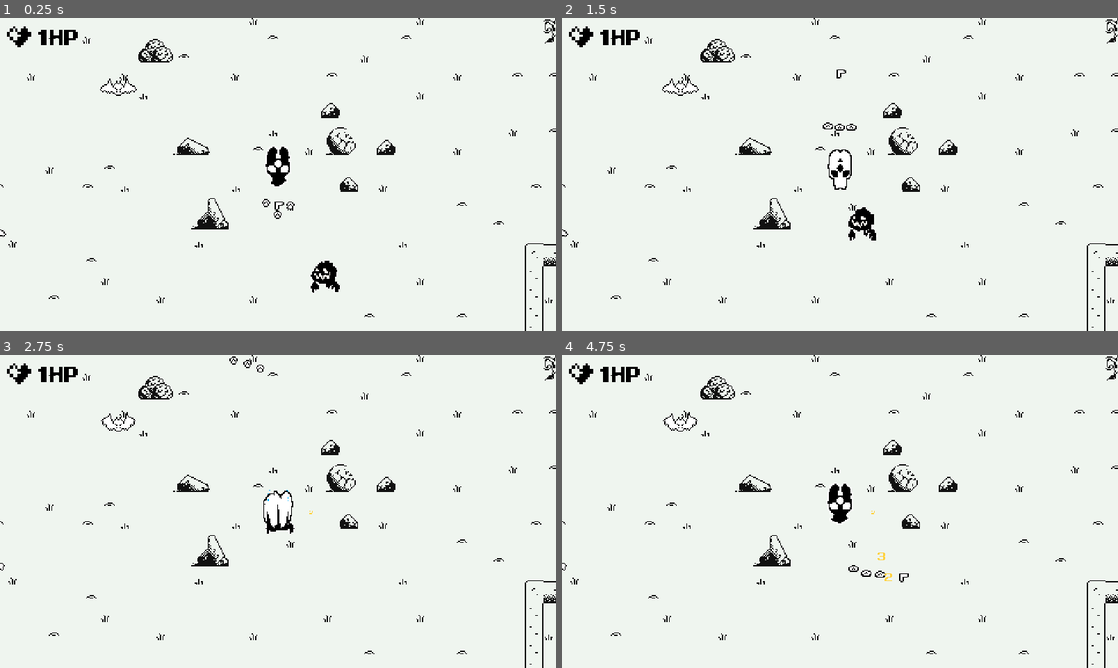
Above: before the commit, frames 1-4 (two rows, left to right).
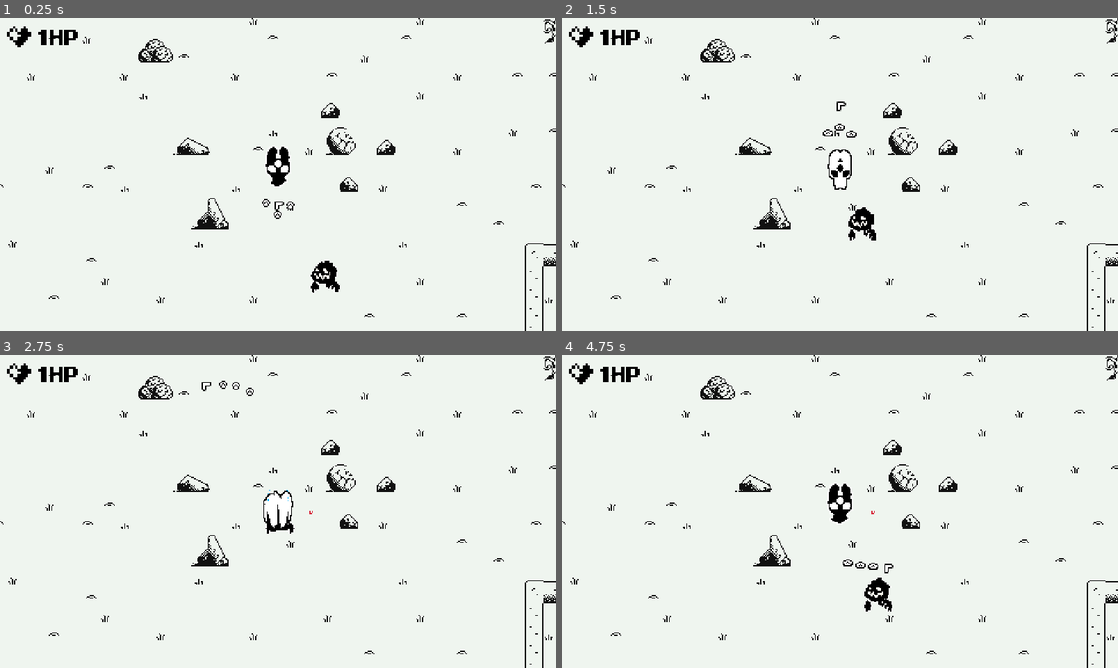
Above: after the commit, the same moments.

Repository: barssbekk/motherBaby
Game: Godot game, scene res://game.tscn
Same seed, same stepped clock (60 frames per second), same inputs: the game is played once before the commit and once after it. The engine's default icon, where the game draws it, is replaced by a stand-in: a white triangle on a blue panel in a dark square.
Inputs:
- Up to frame 1 (0.25 s): no input
- Up to frame 2 (1.5 s): hold Up (arrow_up) from 0.53 s (still down)
- Up to frame 3 (2.75 s): release Up (arrow_up) at 2.03 s; hold Left (arrow_left) from 2.03 s (still down)
- Up to frame 4 (4.75 s): release Left (arrow_left) at 3.53 s; hold Down (arrow_down) 3.53-4.28 s; hold Right (arrow_right) from 4.28 s (still down)

The runs differ from the first frame. In frame 1, less than 0.1% of the frame differs, in the area x 0-25%, y 19-70%; in frame 2, 0.2%; in frame 3, 0.2%; in frame 4, 0.6%, in the area x 0-63%, y 18-82%.

Commit message:
+Wave spawning +Mama birthing

Diff:
--- a/game.tscn
+++ b/game.tscn
@@ -6,9 +6,10 @@
 [ext_resource type="Texture2D" uid="uid://bnek1nseml03" path="res://assets/sprites/Ws.png" id="3_cshby"]
 [ext_resource type="PackedScene" uid="uid://niq4fy4fcyk2" path="res://scenes/baby2.tscn" id="4_onlnk"]
 [ext_resource type="PackedScene" uid="uid://cjd54imge5fr" path="res://scenes/ui.tscn" id="4_vymbv"]
-[ext_resource type="PackedScene" uid="uid://f16y3mfyq1bv" path="res://scenes/mob.tscn" id="5_6v7r2"]
-[ext_resource type="PackedScene" uid="uid://cecs6qhlrb7t" path="res://scenes/skeleton_mob.tscn" id="6_7ukaa"]
 [ext_resource type="PackedScene" uid="uid://neipbdylwd4s" path="res://scenes/cyclop.tscn" id="7_faand"]
+[ext_resource type="PackedScene" uid="uid://ckggyrcdjdxjm" path="res://scenes/skeletonSpawner.tscn" id="9_om1id"]
+[ext_resource type="PackedScene" uid="uid://cjadqtvekmslw" path="res://scenes/ghostSpawner.tscn" id="10_fsv27"]
+[ext_resource type="PackedScene" uid="uid://dj8lp2gl7j0oo" path="res://scenes/mobSpawner.tscn" id="10_lqen3"]
 
 [sub_resource type="TileSetAtlasSource" id="TileSetAtlasSource_mcu5c"]
 texture = ExtResource("3_cshby")
@@ -304,11 +305,6 @@
 [node name="Camera2D" type="Camera2D" parent="Player"]
 position = Vector2(-4.76837e-07, 0)
 
-[node name="Mob" parent="." instance=ExtResource("5_6v7r2")]
-z_index = 5
-position = Vector2(-79, -125)
-collision_mask = 2
-
 [node name="BabyPointer" parent="." instance=ExtResource("2_2kw0m")]
 position = Vector2(58, -26)
 
@@ -328,87 +324,18 @@
 tile_map_data = PackedByteArray("AAAHAPv/AAAPABEAABAJAPn/AAAPABEAAAAGAPf/AAAPABEAAAAGAPj/AAARABAAAAAGAPn/AAARABEAAAAHAP …(5184 unchanged characters)…
 tile_set = SubResource("TileSet_qotdw")
 
-[node name="skeletons" type="Node" parent="."]
-
-[node name="skeleton_mob" parent="skeletons" instance=ExtResource("6_7ukaa")]
-position = Vector2(200, -367)
-
-[node name="skeleton_mob2" parent="skeletons" instance=ExtResource("6_7ukaa")]
-position = Vector2(267, -350)
-
-[node name="skeleton_mob3" parent="skeletons" instance=ExtResource("6_7ukaa")]
-position = Vector2(253, -286)
-
-[node name="skeleton_mob4" parent="skeletons" instance=ExtResource("6_7ukaa")]
-position = Vector2(324, -366)
-
-[node name="skeleton_mob5" parent="skeletons" instance=ExtResource("6_7ukaa")]
-position = Vector2(387, -321)
-
-[node name="skeleton_mob6" parent="skeletons" instance=ExtResource("6_7ukaa")]
-position = Vector2(361, -255)
-
 [node name="UI" parent="." instance=ExtResource("4_vymbv")]
 
 [node name="cyclop" parent="." instance=ExtResource("7_faand")]
 position = Vector2(359, 65)
 
-[node name="bats" type="Node" parent="."]
-
-[node name="Mob" parent="bats" instance=ExtResource("5_6v7r2")]
-z_index = 5
-position = Vector2(-67, -228)
-collision_mask = 2
-
-[node name="Mob3" parent="bats" instance=ExtResource("5_6v7r2")]
-z_index = 5
-position = Vector2(-67, -228)
-collision_mask = 2
-
-[node name="Mob4" parent="bats" instance=ExtResource("5_6v7r2")]
-z_index = 5
-position = Vector2(-67, -228)
-collision_mask = 2
-
-[node name="Mob5" parent="bats" instance=ExtResource("5_6v7r2")]
-z_index = 5
-position = Vector2(-67, -228)
-collision_mask = 2
-
-[node name="Mob6" parent="bats" instance=ExtResource("5_6v7r2")]
-z_index = 5
-position = Vector2(-131, -197)
-collision_mask = 2
-
-[node name="Mob7" parent="bats" instance=ExtResource("5_6v7r2")]
-z_index = 5
-position = Vector2(-192, 0)
-collision_mask = 2
-
-[node name="Mob8" parent="bats" instance=ExtResource("5_6v7r2")]
-z_index = 5
-position = Vector2(-294, -66)
-collision_mask = 2
-
-[node name="Mob9" parent="bats" instance=ExtResource("5_6v7r2")]
-z_index = 5
-position = Vector2(-235, -140)
-collision_mask = 2
-
-[node name="Mob10" parent="bats" instance=ExtResource("5_6v7r2")]
-z_index = 5
-position = Vector2(-95, -308)
-collision_mask = 2
-
-[node name="Mob11" parent="bats" instance=ExtResource("5_6v7r2")]
-z_index = 5
-position = Vector2(-215, -218)
-collision_mask = 2
-
-[node name="Mob2" parent="bats" instance=ExtResource("5_6v7r2")]
-z_index = 5
-position = Vector2(-119, -242)
-collision_mask = 2
-
 [node name="ghost" parent="." instance=ExtResource("2_h1rdq")]
 position = Vector2(103, 42)
+
+[node name="mobSpawner" parent="." instance=ExtResource("10_lqen3")]
+position = Vector2(-116, -94)
+
+[node name="skeletonSpawner" parent="." instance=ExtResource("9_om1id")]
+position = Vector2(-116, -56)
+
+[node name="ghostSpawner" parent="." instance=ExtResource("10_fsv27")]
--- a/project.godot
+++ b/project.godot
@@ -18,6 +18,7 @@
 [autoload]
 
 DamageNumbers="*res://scenes/singletons/damageNumbers.tscn"
+Stats="*res://scripts/singletons/Stats.gd"
 
 [display]
 
--- /dev/null
+++ b/scenes/Spawner.tscn
@@ -0,0 +1,23 @@
+[gd_scene load_steps=3 format=3 uid="uid://cjasp3eimkqkl"]
+
+[ext_resource type="Script" path="res://scripts/spawner.gd" id="1_xvw4v"]
+[ext_resource type="Texture2D" uid="uid://dn45k10jvhsne" path="res://icon.svg" id="2_e1jiy"]
+
+[node name="Spawner" type="Marker2D"]
+script = ExtResource("1_xvw4v")
+
+[node name="startSpawningTimer" type="Timer" parent="."]
+wait_time = 5.0
+one_shot = true
+autostart = true
+
+[node name="spawningSpeed" type="Timer" parent="."]
+wait_time = 2.0
+autostart = true
+
+[node name="Sprite2D" type="Sprite2D" parent="."]
+scale = Vector2(0.5, 0.5)
+texture = ExtResource("2_e1jiy")
+
+[connection signal="timeout" from="startSpawningTimer" to="." method="_on_start_spawning_timer_timeout"]
+[connection signal="timeout" from="spawningSpeed" to="." method="_on_spawn_timer_timeout"]
--- a/scenes/ghost.tscn
+++ b/scenes/ghost.tscn
@@ -194,6 +194,7 @@
 max_Health = 2
 
 [node name="DamageComponent" parent="." instance=ExtResource("2_nhb6r")]
+new_attack_damage = 6
 
 [node name="HitboxComponent" parent="." node_paths=PackedStringArray("health_component") instance=ExtResource("4_t7n6w")]
 collision_layer = 4
--- /dev/null
+++ b/scenes/ghostSpawner.tscn
@@ -0,0 +1,25 @@
+[gd_scene load_steps=4 format=3 uid="uid://cjadqtvekmslw"]
+
+[ext_resource type="Script" path="res://scripts/spawner.gd" id="1_vshbp"]
+[ext_resource type="Texture2D" uid="uid://dn45k10jvhsne" path="res://icon.svg" id="2_paa2p"]
+[ext_resource type="PackedScene" uid="uid://fsbt5n1jq4op" path="res://scenes/ghost.tscn" id="2_umle2"]
+
+[node name="ghostSpawner" type="Marker2D"]
+script = ExtResource("1_vshbp")
+mob_scene = ExtResource("2_umle2")
+
+[node name="startSpawningTimer" type="Timer" parent="."]
+wait_time = 10.0
+one_shot = true
+autostart = true
+
+[node name="spawningSpeed" type="Timer" parent="."]
+wait_time = 3.0
+autostart = true
+
+[node name="Sprite2D" type="Sprite2D" parent="."]
+scale = Vector2(0.25, 0.25)
+texture = ExtResource("2_paa2p")
+
+[connection signal="timeout" from="startSpawningTimer" to="." method="_on_start_spawning_timer_timeout"]
+[connection signal="timeout" from="spawningSpeed" to="." method="_on_spawn_timer_timeout"]
--- /dev/null
+++ b/scenes/mobSpawner.tscn
@@ -0,0 +1,22 @@
+[gd_scene load_steps=3 format=3 uid="uid://dj8lp2gl7j0oo"]
+
+[ext_resource type="Script" path="res://scripts/spawner.gd" id="1_ekefm"]
+[ext_resource type="Texture2D" uid="uid://dn45k10jvhsne" path="res://icon.svg" id="2_ybiw4"]
+
+[node name="mobSpawner" type="Marker2D"]
+script = ExtResource("1_ekefm")
+
+[node name="startSpawningTimer" type="Timer" parent="."]
+one_shot = true
+autostart = true
+
+[node name="spawningSpeed" type="Timer" parent="."]
+wait_time = 2.0
+autostart = true
+
+[node name="Sprite2D" type="Sprite2D" parent="."]
+scale = Vector2(0.25, 0.25)
+texture = ExtResource("2_ybiw4")
+
+[connection signal="timeout" from="startSpawningTimer" to="." method="_on_start_spawning_timer_timeout"]
+[connection signal="timeout" from="spawningSpeed" to="." method="_on_spawn_timer_timeout"]
--- a/scenes/player.tscn
+++ b/scenes/player.tscn
@@ -435,3 +435,9 @@
 [node name="CollisionShape2D" type="CollisionShape2D" parent="HitboxComponent"]
 position = Vector2(0, -3)
 shape = SubResource("CapsuleShape2D_tqoir")
+
+[node name="birthBabyTimer" type="Timer" parent="."]
+wait_time = 5.0
+autostart = true
+
+[connection signal="timeout" from="birthBabyTimer" to="." method="birth_baby"]
--- a/scenes/singletons/damageNumbers.tscn
+++ b/scenes/singletons/damageNumbers.tscn
@@ -1,6 +1,6 @@
 [gd_scene load_steps=2 format=3 uid="uid://csvlwm30an587"]
 
-[ext_resource type="Script" path="res://scripts/damage_numbers.gd" id="1_y4lcd"]
+[ext_resource type="Script" path="res://scripts/singletons/damage_numbers.gd" id="1_y4lcd"]
 
 [node name="DamageNumbers" type="Node2D"]
 script = ExtResource("1_y4lcd")
--- /dev/null
+++ b/scenes/skeletonSpawner.tscn
@@ -0,0 +1,34 @@
+[gd_scene load_steps=5 format=3 uid="uid://ckggyrcdjdxjm"]
+
+[ext_resource type="Script" path="res://scripts/spawner.gd" id="1_otfbi"]
+[ext_resource type="Texture2D" uid="uid://dn45k10jvhsne" path="res://icon.svg" id="2_obbiw"]
+[ext_resource type="PackedScene" uid="uid://cecs6qhlrb7t" path="res://scenes/skeleton_mob.tscn" id="2_pkeah"]
+
+[sub_resource type="CanvasItemMaterial" id="CanvasItemMaterial_m4634"]
+blend_mode = 2
+
+[node name="skeletonSpawner" type="Marker2D"]
+script = ExtResource("1_otfbi")
+mob_scene = ExtResource("2_pkeah")
+
+[node name="startSpawningTimer" type="Timer" parent="."]
+wait_time = 5.0
+one_shot = true
+autostart = true
+
+[node name="spawningSpeed" type="Timer" parent="."]
+wait_time = 4.0
+autostart = true
+
+[node name="spawningSpeedIncrease" type="Timer" parent="."]
+wait_time = 5.0
+autostart = true
+
+[node name="Sprite2D" type="Sprite2D" parent="."]
+material = SubResource("CanvasItemMaterial_m4634")
+scale = Vector2(0.25, 0.25)
+texture = ExtResource("2_obbiw")
+
+[connection signal="timeout" from="startSpawningTimer" to="." method="_on_start_spawning_timer_timeout"]
+[connection signal="timeout" from="spawningSpeed" to="." method="_on_spawn_timer_timeout"]
+[connection signal="timeout" from="spawningSpeedIncrease" to="." method="update_spawning_speed"]
--- a/scenes/skeleton_mob.tscn
+++ b/scenes/skeleton_mob.tscn
@@ -104,7 +104,6 @@
 
 [node name="DamageComponent" parent="." instance=ExtResource("2_xgmoe")]
 attack_speed = 1.5
-new_attack_damage = 6
 max_attacks = 5
 
 [node name="HitboxComponent" parent="." node_paths=PackedStringArray("health_component") instance=ExtResource("1_qe036")]
--- a/scripts/babyFollow.gd
+++ b/scripts/babyFollow.gd
@@ -1,8 +1,9 @@
 extends CharacterBody2D
 
 @export var baby : CharacterBody2D
-@export var movement_speed : float = 80
+@export var movement_speed : float = Stats.babyspeed
 var pointer : CharacterBody2D
+
 
 func _ready() -> void:
 	pointer = get_tree().get_first_node_in_group("BabyPointer")
--- a/scripts/babyMovement.gd
+++ b/scripts/babyMovement.gd
@@ -1,6 +1,6 @@
 extends CharacterBody2D
 
-@export var movement_speed : float = 120
+@export var movement_speed : float = Stats.babyspeed + 10
 var character_direction : Vector2
 
 func _physics_process(delta: float) -> void:
--- a/scripts/damage_component.gd
+++ b/scripts/damage_component.gd
@@ -15,14 +15,14 @@
 				var attack = Attack.new()
 				attack.attack_damage = new_attack_damage
 				area.damage(attack)
-				print(get_parent().name + "'s attack did " + str(attack.attack_damage) + " damage!")
+				#print(get_parent().name + "'s attack did " + str(attack.attack_damage) + " damage!")
 				attacks_left -= 1
 				emit_signal("skeleton_attack")
 				await get_tree().create_timer(attack_speed).timeout #delay between attacks
 
 #Stop Damage over time when exitting range
 func _on_hitbox_component_area_exited(area: Area2D) -> void:
-	print(get_parent().name + " left attack range.")
+	#print(get_parent().name + " left attack range.")
 	attacks_left = 0
 
 
--- a/scripts/ghost.gd
+++ b/scripts/ghost.gd
@@ -10,10 +10,10 @@
 	var distance = global_position.distance_to(player.global_position)
 
 	# Handle chasing and movement
-	if distance < 150 and distance > 2: # Chasing distance
+	if distance < 2150 and distance > 2: # Chasing distance
 		if not is_chasing:
 			is_chasing = true
-			print("Player detected!")
+			#print("Player detected!")
 			animated_sprite.play("idle")
 		velocity = direction * 40
 	else:
--- a/scripts/health_component.gd
+++ b/scripts/health_component.gd
@@ -8,11 +8,11 @@
 func damage(attack: Attack):
 	var is_critical := false
 	current_Health -= attack.attack_damage
-	DamageNumbers.display_number(attack.attack_damage, self.global_position, is_critical)
-	print(get_parent().name + " was hit!")
+	DamageNumbers.display_number(attack.attack_damage, self.global_position, is_critical) #Calls dmg popup func in DamageNumbers singleton
+	#print(get_parent().name + " was hit!")
 	if current_Health <= 0:
 		if get_parent().has_method("die"):
-			print(get_parent().name + " died! :C")
+			#print(get_parent().name + " died! :C")
 			get_parent().die() #calls any func named "die" in entity's script
 
 
--- a/scripts/mob.gd
+++ b/scripts/mob.gd
@@ -10,10 +10,10 @@
 	var distance = global_position.distance_to(player.global_position)
 
 	# Handle chasing and movement
-	if distance < 130 and distance > 2: # Chasing distance
+	if distance < 2130 and distance > 2: # Chasing distance
 		if not is_chasing:
 			is_chasing = true
-			print("Player detected!")
+			#print("Player detected!")
 			animated_sprite.play("walk_angry")
 		velocity = direction * 40
 	else:
--- a/scripts/playerMovement.gd
+++ b/scripts/playerMovement.gd
@@ -3,6 +3,7 @@
 @export var movement_speed: float = 70
 var character_direction: Vector2
 var is_born = false  # For birth animation
+var baby_scene = preload("res://scenes/baby2.tscn")
 
 func _ready() -> void:
 	$AnimatedSprite2D.play("birth")  # Start birth animation
@@ -61,3 +62,11 @@
 # Restart the current scene
 func restart_game():
 	get_tree().reload_current_scene()
+
+
+func birth_baby():
+	var babyinstance = baby_scene.instantiate()
+	var spawn_position := self.position
+	add_child(babyinstance)
+	babyinstance.top_level = true
+	babyinstance.position = spawn_position
--- /dev/null
+++ b/scripts/singletons/Stats.gd
@@ -0,0 +1,14 @@
+extends Node
+
+var babyspeed := 80
+
+
+
+
+
+
+func _ready() -> void:
+	pass
+
+func _process(delta: float) -> void:
+	pass
--- a/scripts/damage_numbers.gd
+++ b/scripts/singletons/damage_numbers.gd
@@ -13,6 +13,10 @@
 		color = "#D72638"
 	if value == 0:
 		color = "#FFF8"
+	if value >= 2 and value < 4:
+		color = "F46036"
+	if value >= 6:
+		color = "D72638"
 
 	var font := preload("res://assets/fonts/MegamaxJonathanToo-YqOq2.ttf")
 	number.label_settings.font = font
--- a/scripts/skeleton_mob.gd
+++ b/scripts/skeleton_mob.gd
@@ -10,10 +10,10 @@
 	var distance = global_position.distance_to(player.global_position)
 
 	# Handle chasing and movement
-	if distance < 130 and distance > 2: # Chasing distance
+	if distance < 2130 and distance > 2: # Chasing distance
 		if not is_chasing:
 			is_chasing = true
-			print("Player detected!")
+			#print("Player detected!")
 			animated_sprite.play("walk")
 		velocity = direction * 40
 	else:
--- /dev/null
+++ b/scripts/spawner.gd
@@ -0,0 +1,52 @@
+extends Marker2D
+
+@export var mob_scene = preload("res://scenes/mob.tscn")
+@export var difficulty_increase := 1.05
+static var difficulty := 1.0
+var spawning := false
+
+
+func update_spawning_speed():
+	get_child(1).wait_time /= difficulty_increase
+	difficulty *= difficulty_increase
+	#print(get_child(1).wait_time)
+	print(difficulty)
+
+
+
+func _on_spawn_timer_timeout() -> void:
+	if spawning == true:
+		var instance = mob_scene.instantiate()
+		var spawn_position := self.position
+		add_child(instance)
+		instance.top_level = true
+		instance.position = spawn_position
+		#print("Entity spawned at " + str(spawn_position))
+
+
+
+
+
+func move_spawner():
+	var tween = self.create_tween().set_loops()
+	tween.tween_property(self, "position", Vector2(600, -600), 1.75)
+	tween.tween_property(self, "position", Vector2(600, 600), 1.75)
+	tween.tween_property(self, "position", Vector2(-600, 600), 1.75)
+	tween.tween_property(self, "position", Vector2(-600, -600), 1.75)
+
+
+
+
+func _on_start_spawning_timer_timeout() -> void:
+	spawning = true
+	print(self.name + " has been activated")
+
+
+
+func _ready() -> void:
+	self.global_position = Vector2(-600, -600)
+	move_spawner()
+	update_spawning_speed()
+
+func _process(delta: float) -> void:
+	pass
Not shown: 1 places in game.tscn that only renumber resources
